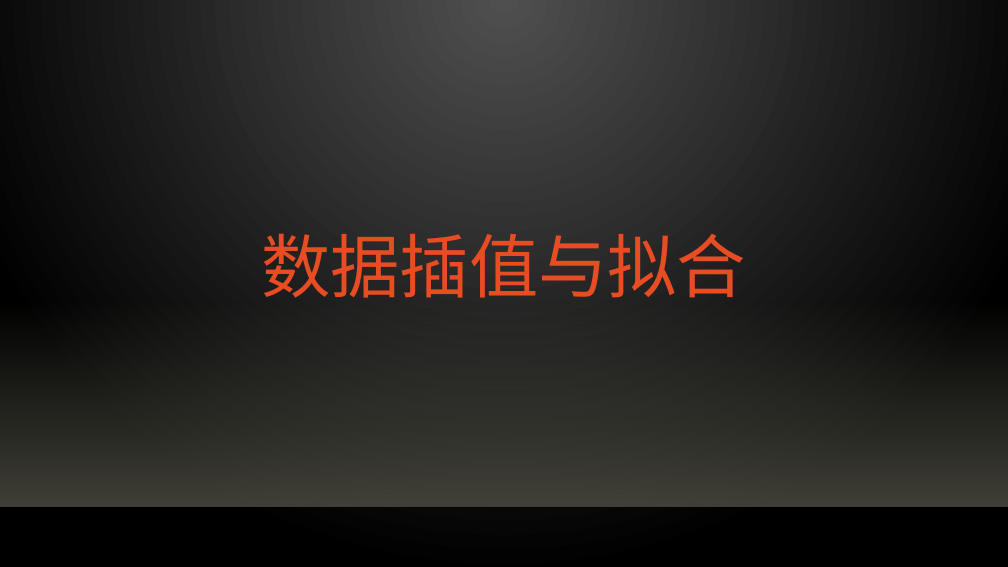
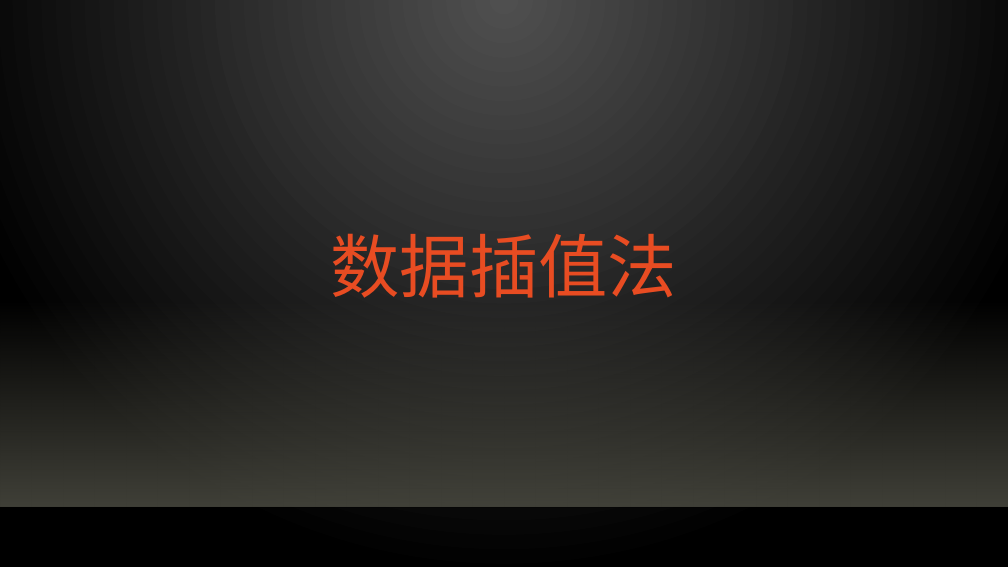
Before and after one commit to qinflying/pyinterpolation, a slide deck: slide 1 of docs/数据插值与拟合.pptx. Drawn at 1008x567 pixels with LibreOffice and Linux fonts; fonts in the diff are those of the drawing; background and template pictures are left out. Boxes give left, top, right and bottom in pixels: in the first picture for what was removed or moved away, otherwise in the second. Text is boxed around its words. In the diff, an @@ line names an element or a change of style, - is before the commit and + after.

```diff
--- a/docs/数据插值与拟合.pptx
+++ b/docs/数据插值与拟合.pptx
@@ title at bbox=[330, 233, 676, 298]: text changed @@
-数据插值与拟合
+数据插值法
```
Also in this commit, not shown: 2 other slides changed, 4 slides added, 7 other files.
